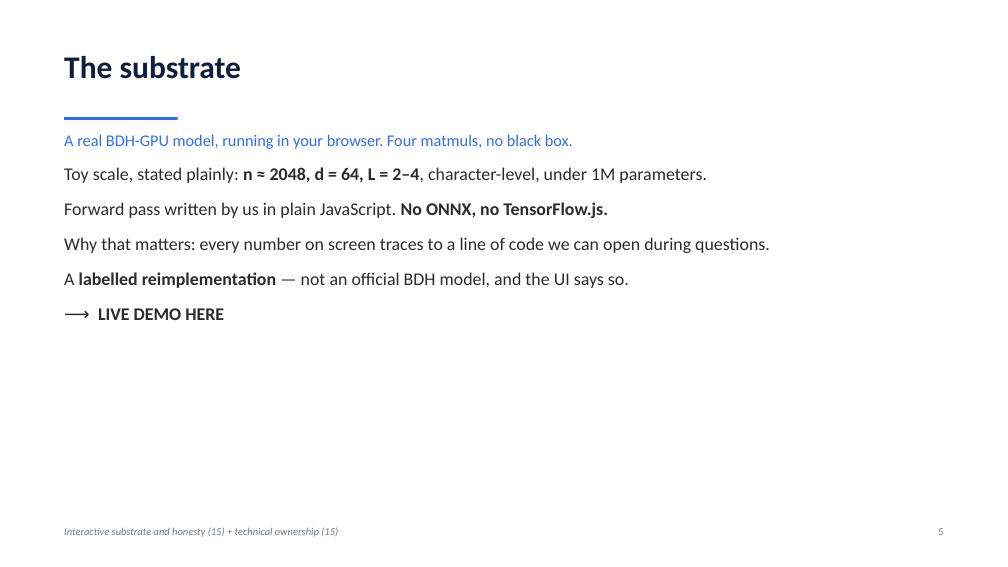
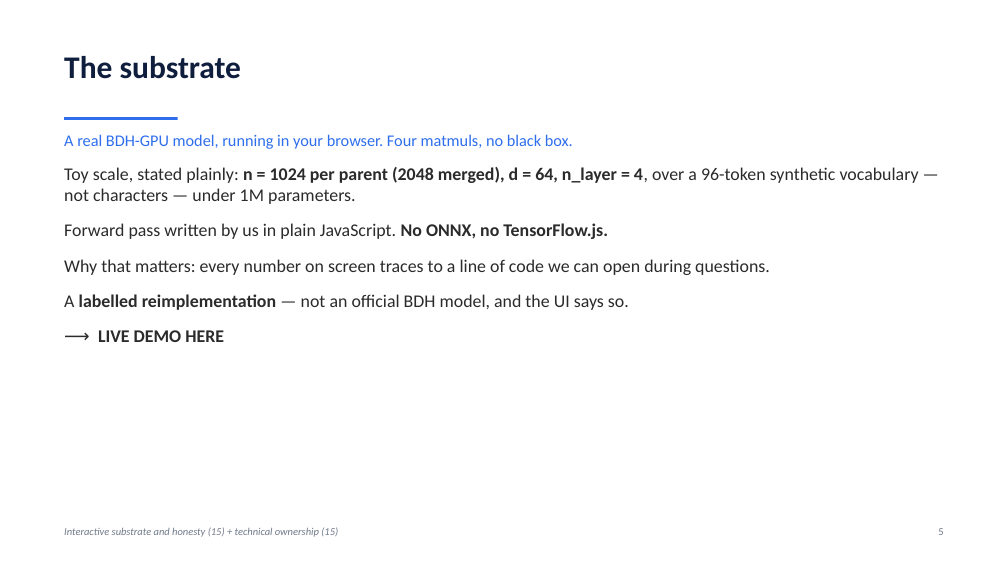
Before and after one commit to Koustav-github/KDAG-Dataforge, a slide deck: slide 5 of docs/Model_Surgery_Deck.pptx. Drawn at 1008x567 pixels with LibreOffice and Linux fonts; fonts in the diff are those of the drawing. Boxes give left, top, right and bottom in pixels: in the first picture for what was removed or moved away, otherwise in the second. Text is boxed around its words. In the diff, an @@ line names an element or a change of style, - is before the commit and + after.

```diff
--- a/docs/Model_Surgery_Deck.pptx
+++ b/docs/Model_Surgery_Deck.pptx
@@ text at bbox=[64, 167, 919, 204]: text changed @@
-Toy scale, stated plainly: n ≈ 2048, d = 64, L = 2–4, character-level, under 1M parameters.
+Toy scale, stated plainly: n = 1024 per parent (2048 merged), d = 64, n_layer = 4, over a 96-token synthetic vocabulary — not characters — under 1M parameters.
```
Also in this commit, not shown: 6 other slides changed, 2 slides added, 2 slides removed, 6 other files.
